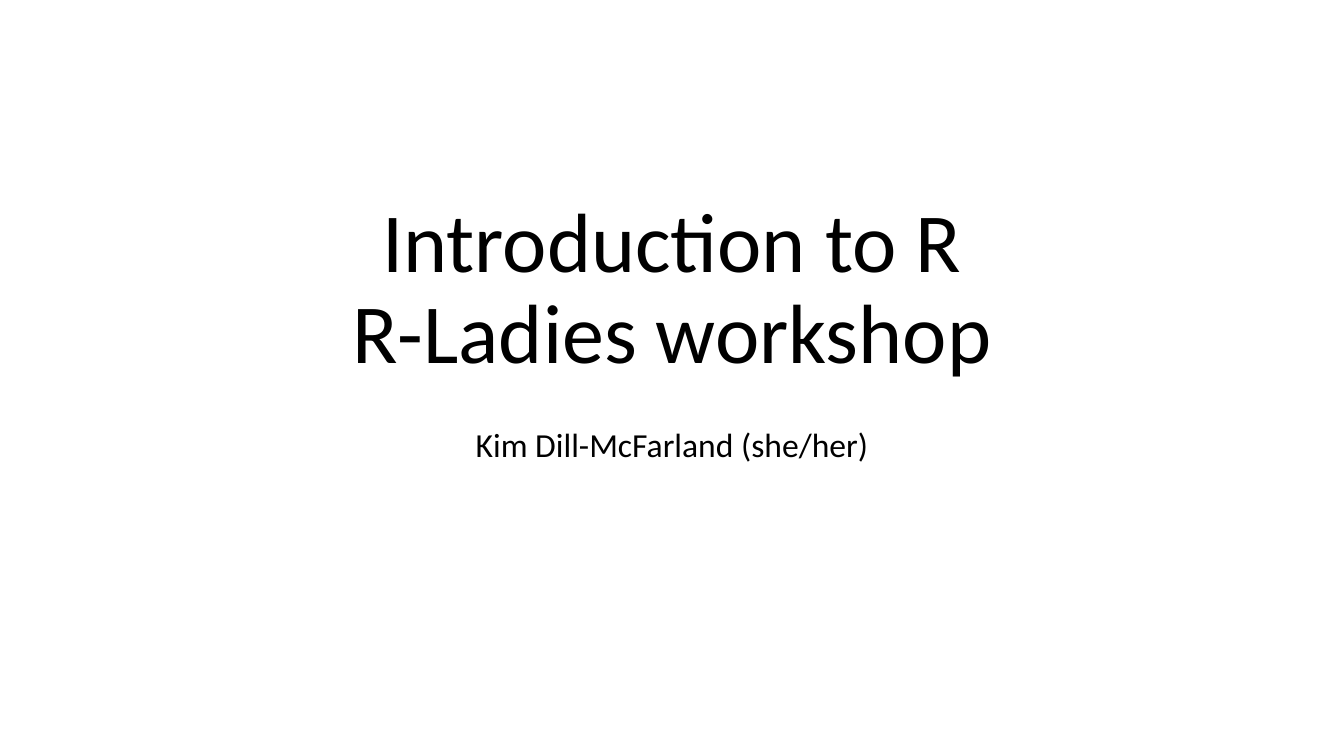
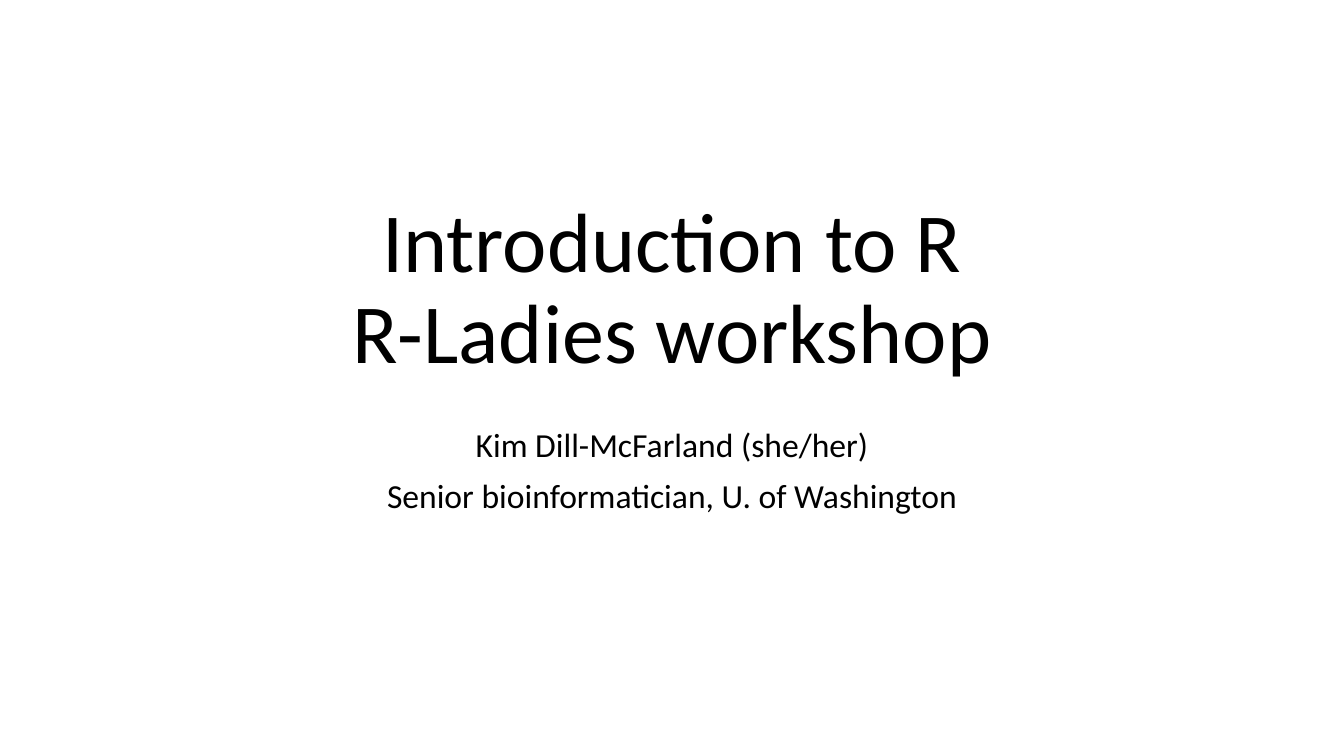
Before and after one commit to BIGslu/workshops, a slide deck: slide 2 of introR.workshop/welcome.pptx. Drawn at 1344x756 pixels with LibreOffice and Linux fonts; fonts in the diff are those of the drawing. Boxes give left, top, right and bottom in pixels: in the first picture for what was removed or moved away, otherwise in the second. Text is boxed around its words. In the diff, an @@ line names an element or a change of style, - is before the commit and + after.

```diff
--- a/introR.workshop/welcome.pptx
+++ b/introR.workshop/welcome.pptx
@@ subtitle at (387,484,957,514): paragraph added @@
+Senior bioinformatician, U. of Washington
```
Also in this commit, not shown: 2 other slides changed, 1 slide added.
